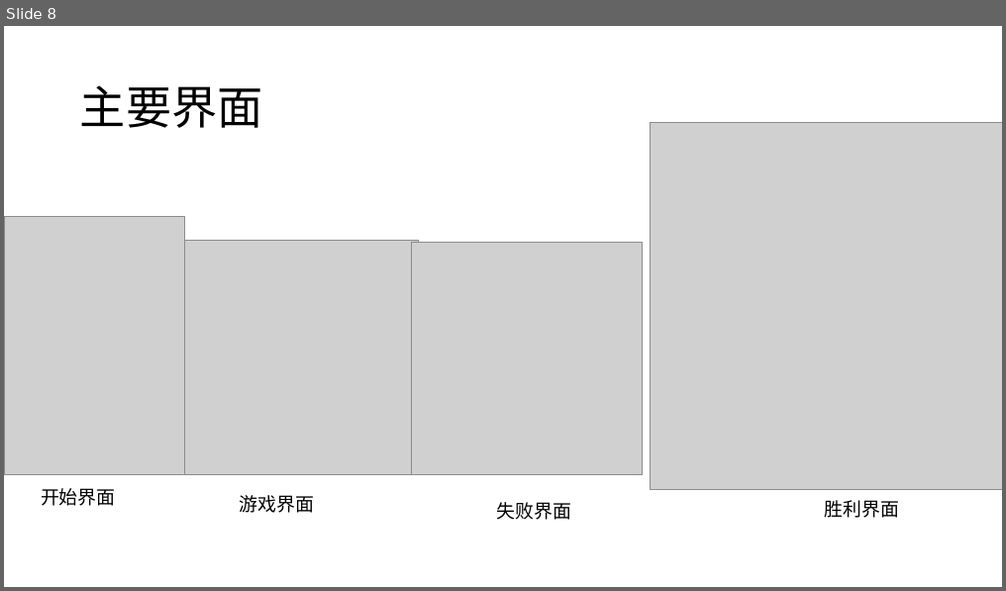
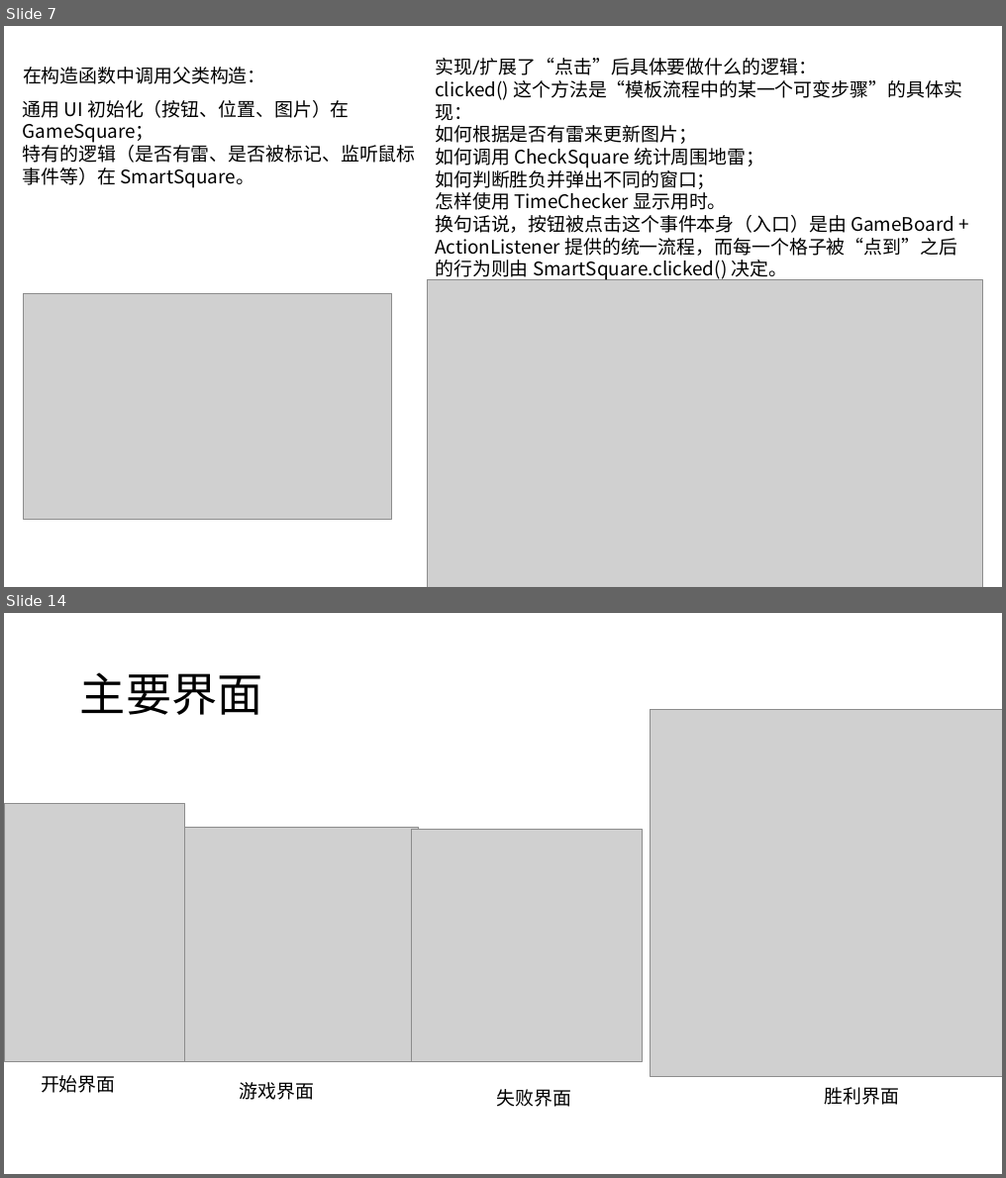
Before and after one commit to wzc506/mineswapper, a slide deck: uml.pptx. Shown one above the other, each under a label of ours: slide 8 before the commit, slides 7 and 14 after it; the slides between them are not shown. The pictures are 1006x591 and 1006x1178 pixels, drawn with LibreOffice and Linux fonts; fonts in the diff are those of the drawing; grey boxes stand for pictures. Boxes give left, top, right and bottom in pixels: in the first picture for what was removed or moved away, otherwise in the second. Text is boxed around its words. In the diff, an @@ line names an element or a change of style, - is before the commit and + after.

```diff
--- a/uml.pptx
+++ b/uml.pptx
@@ slide 7 added at box(4, 26, 1002, 587), background #FFFFFF @@
@@ text added at box(23, 67, 266, 84), 18 pt, text #000000 @@
+在构造函数中调用父类构造：
@@ text added at box(435, 58, 962, 256), 18 pt, text #000000 @@
+实现/扩展了“点击”后具体要做什么的逻辑：
+clicked() 这个方法是“模板流程中的某一个可变步骤”的具体实现：
+如何根据是否有雷来更新图片；
+如何调用 CheckSquare 统计周围地雷；
+如何判断胜负并弹出不同的窗口；
+怎样使用 TimeChecker 显示用时。
+换句话说，按钮被点击这个事件本身（入口）是由 GameBoard + ActionListener 提供的统一流程，而每一个格子被“点到”之后的行为则由 SmartSquare.clicked() 决定。
@@ text added at box(23, 100, 416, 188), 18 pt, text #000000 @@
+通用 UI 初始化（按钮、位置、图片）在 GameSquare；
+特有的逻辑（是否有雷、是否被标记、监听鼠标事件等）在 SmartSquare。
@@ picture added at box(428, 280, 982, 587) @@
@@ picture added at box(24, 293, 392, 519) @@
@@ what was slide 8 is now slide 14 @@
```
Also in this commit, not shown: 3 slides changed, 11 other slides added, 32 other files.
